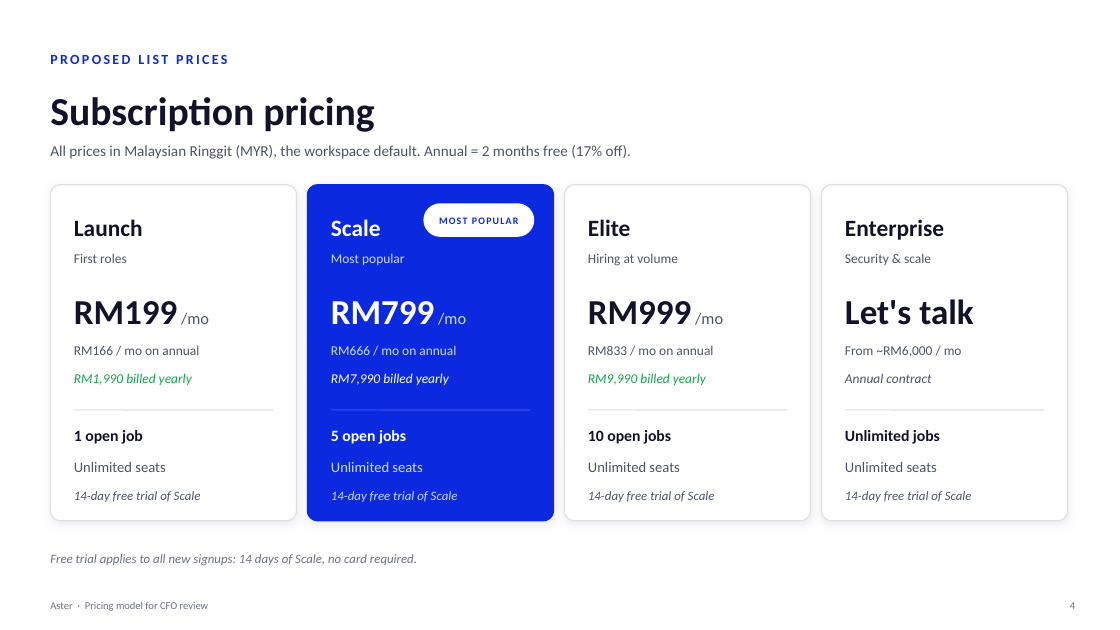
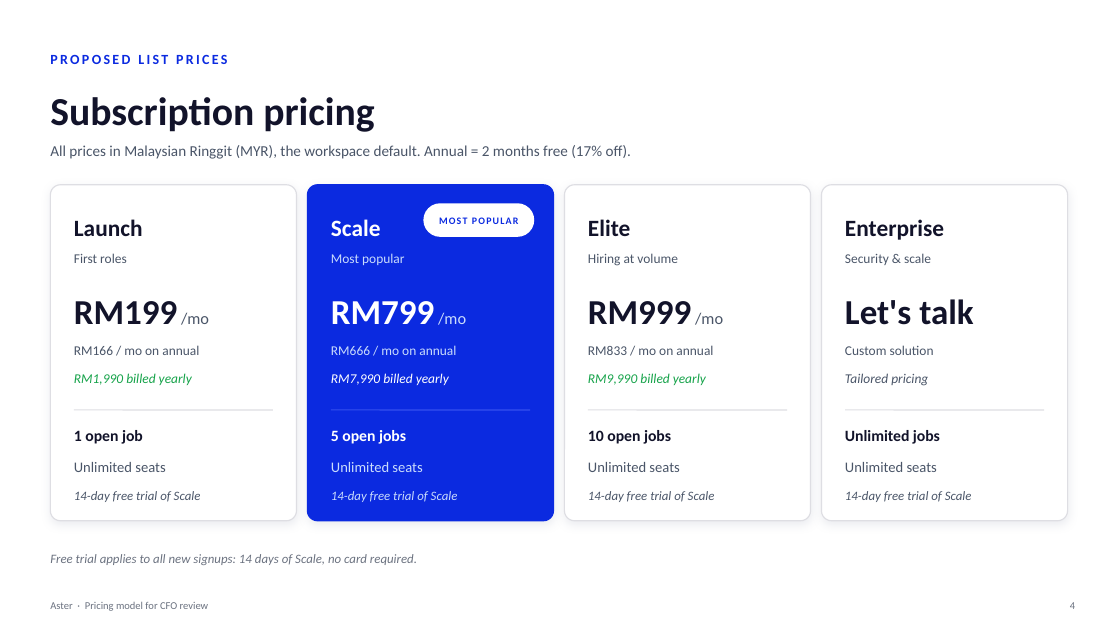
Before and after one commit to shahramly83/aster, a slide deck: slide 4 of docs/aster-pricing-cfo.pptx. Drawn at 1120x630 pixels with LibreOffice and Linux fonts; fonts in the diff are those of the drawing. Boxes give left, top, right and bottom in pixels: in the first picture for what was removed or moved away, otherwise in the second. Text is boxed around its words. In the diff, an @@ line names an element or a change of style, - is before the commit and + after.

```diff
--- a/docs/aster-pricing-cfo.pptx
+++ b/docs/aster-pricing-cfo.pptx
@@ text at <box>845,345,934,355</box>: text changed @@
-From ~RM6,000 / mo
+Custom solution
@@ text at <box>845,373,928,386</box>: text changed @@
-Annual contract
+Tailored pricing
```
Also in this commit, not shown: 1 other slide changed.
